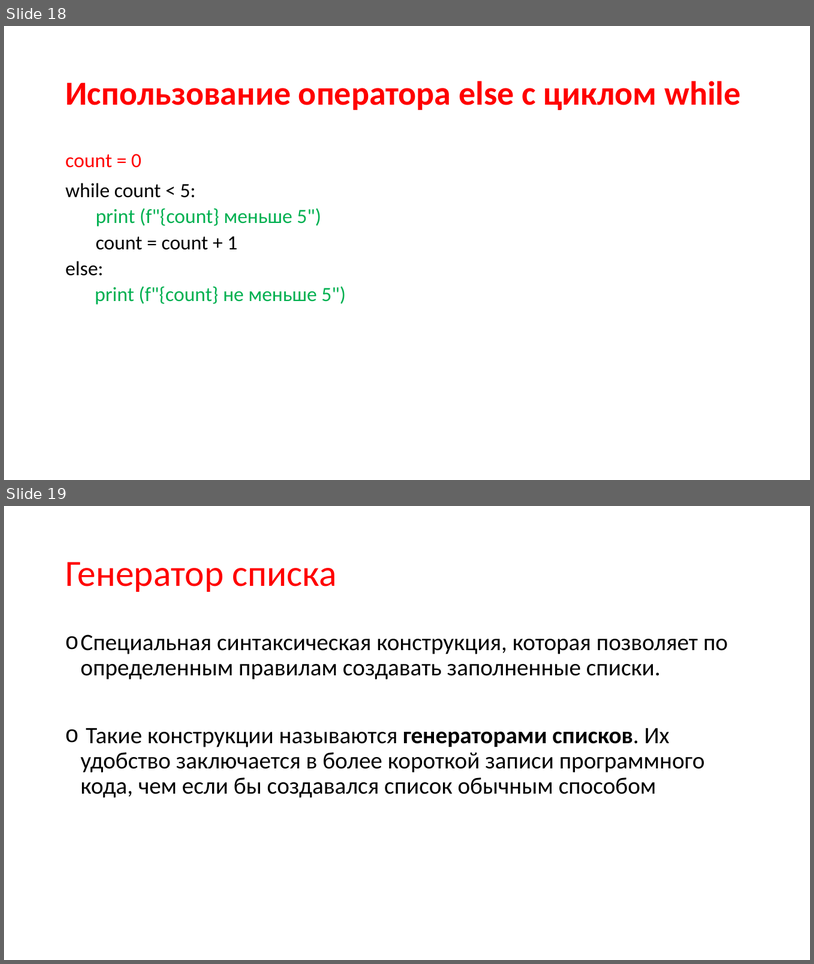
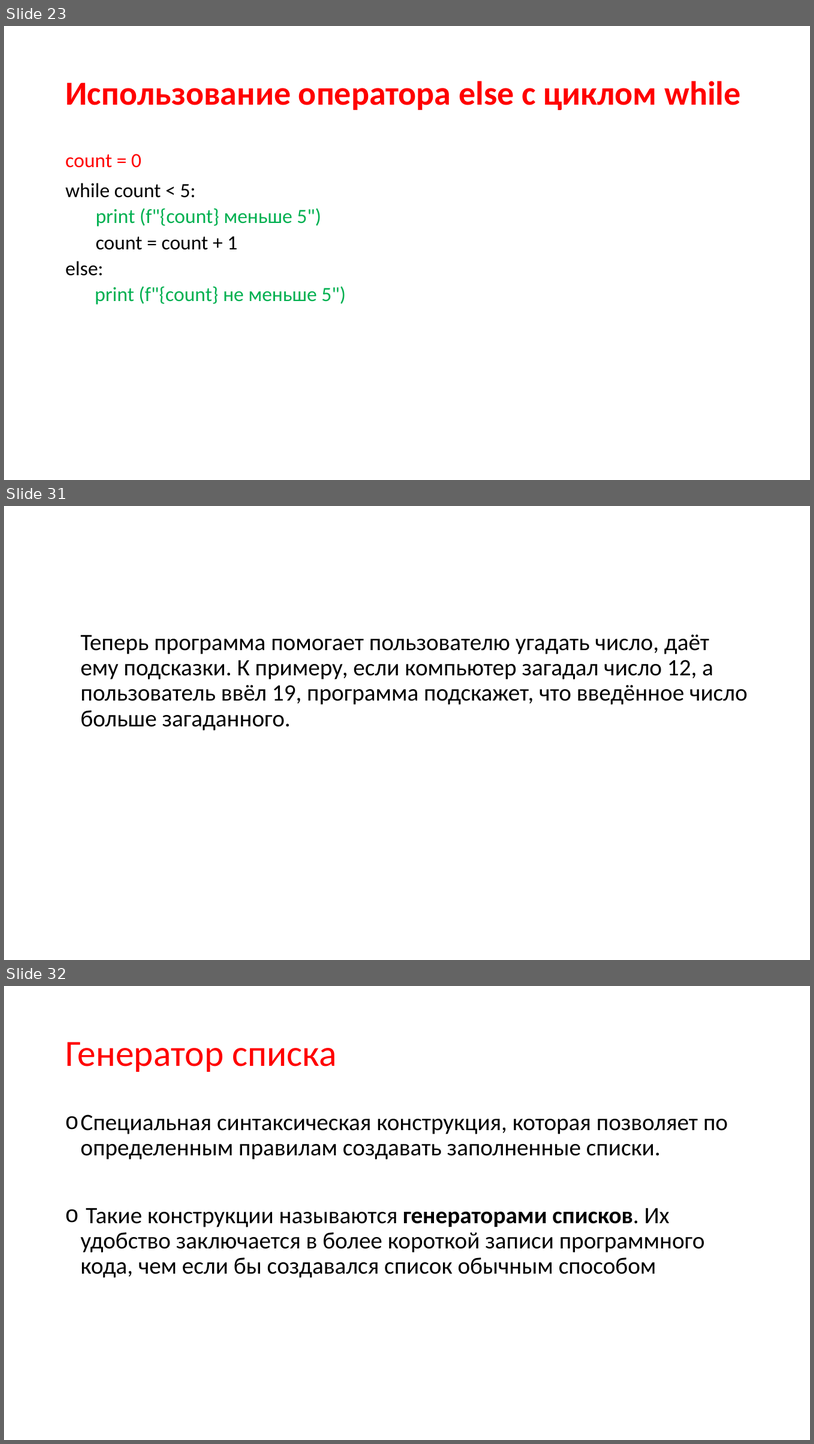
Before and after one commit to xDes-by/test, a slide deck: Презентация4.pptx. Shown one above the other, each under a label of ours: slides 18 and 19 before the commit, slides 23, 31 and 32 after it; the slides between them are not shown. The pictures are 814x964 and 814x1444 pixels, drawn with LibreOffice and Linux fonts; fonts in the diff are those of the drawing. Boxes give left, top, right and bottom in pixels: in the first picture for what was removed or moved away, otherwise in the second. Text is boxed around its words. In the diff, an @@ line names an element or a change of style, - is before the commit and + after.

```diff
--- a/Презентация4.pptx
+++ b/Презентация4.pptx
@@ slide 31 added at (4, 506, 810, 960), background #FFFFFF @@
@@ text added at (81, 634, 748, 730), 28 pt, text #000000 @@
+Теперь программа помогает пользователю угадать число, даёт ему подсказки. К примеру, если компьютер загадал число 12, а пользователь ввёл 19, программа подскажет, что введённое число больше загаданного.
@@ what was slide 18 is now slide 23 @@
@@ what was slide 19 is now slide 32 @@
```
Also in this commit, not shown: 26 other slides added, 1 slide removed, 2 other files.
